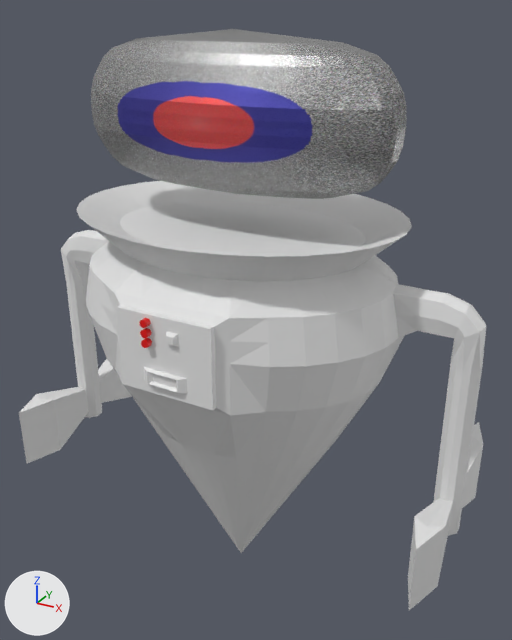
The Blender file models/Enemy1/enemy.blend, before and after one commit.
Rendered twice from a camera (50 mm lens) standing at (1.75, -2.97, 2.14) and looking at (0.08, 0.06, 0.63). Lighting does not change. The marker at lower left points along +X, +Y and +Z. The older version comes first.

Before the edit, the objects in view are built like this:
```python
me_cone = bpy.data.meshes.new('Cone')
me_cone.from_pydata(...)  # 441 vertices, 452 faces; spans x -1.25..1.25, y -0.68..0.67, z -0.73..1.43
me_cone_001 = bpy.data.meshes.new('Cone.001')
me_cone_001.from_pydata(...)  # a 10-sided cylinder along y spanning x -0.0186..0.0186, y -0.018..0.018, z -0.0689..-0.0299; a 10-sided cylinder along y spanning x -0.0186..0.0186, y -0.018..0.018, z -0.0193..0.0197; a 10-sided cylinder along y spanning x -0.0186..0.0186, y -0.018..0.018, z 0.0297..0.0687
me_cone_001.materials.append(mat_rojo)  # red #e70100
me_cone_002 = bpy.data.meshes.new('Cone.002')
me_cone_002.from_pydata(...)  # 482 vertices, 512 faces; spans x -0.83..0.83, y -0.3..0.3, z -0.37..0.37
me_cone_002.materials.append(mat_material)  # picture img_head_texture_png
me_cone_006 = bpy.data.meshes.new('Cone.006')
me_cone_006.from_pydata(...)  # 82 vertices, 82 faces; spans x -0.307..0.307, y 0.609..0.692, z -0.441..0.036
ob_body = bpy.data.objects.new('Body', me_cone)
ob_body.location = (0.015, -0.003, 0.504)
ob_body.rotation_euler = (3.142, 0.0, 0.0)  # degrees (180, 0, 0)
ob_body_001 = bpy.data.objects.new('Body.001', me_cone_006)
ob_body_001.location = (0.015, -0.003, 0.504)
ob_body_001.rotation_euler = (3.142, 0.0, 0.0)  # degrees (180, 0, 0)
ob_botones = bpy.data.objects.new('Botones', me_cone_001)
ob_botones.location = (-0.067, -0.683, 0.82)
ob_botones.rotation_euler = (3.142, 0.0, 0.0)  # degrees (180, 0, 0)
ob_head = bpy.data.objects.new('Head', me_cone_002)
ob_head.location = (0.0, 0.0, 1.685)
ob_head.rotation_euler = (3.142, 0.0, 0.0)  # degrees (180, 0, 0)
```
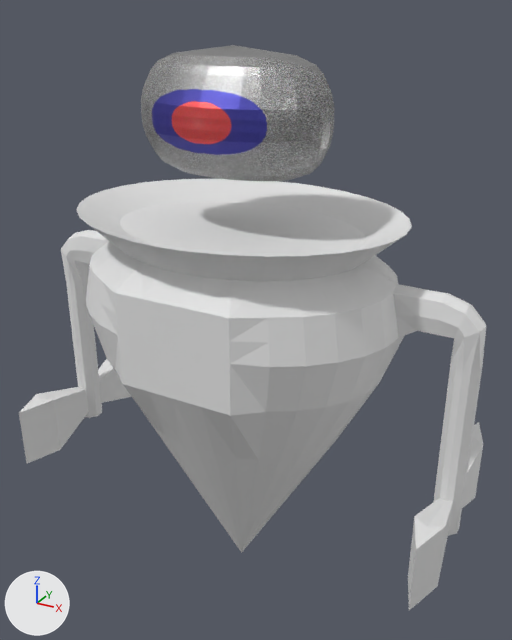
The edits, one by one:
me_cone is used by ob_body; location (0.015, -0.003, 0.504); rotation (3.142, 0.0, 0.0), in degrees (180, 0, 0).
me_cone had 441 vertices, 452 faces and spanned x -1.25..1.25, y -0.68..0.67, z -0.73..1.43.
me_cone now has 427 vertices, 850 faces and spans x -1.25..1.25, y -0.68..0.67, z -0.73..1.43.
me_cone part 1: 14 vertices removed from x 0.0, y -0.06..0.05, z 1.33..1.43.
Object 'Botones' (ob_botones) is now hidden.
Object 'Head' (ob_head) is rescaled from (1.0, 1.0, 1.0) to (0.592, 1.02, 0.819).
Object 'Body.001' (ob_body_001) is now hidden.

What differs and where, as boxes [x1, y1, x2, y2] in the pictures (512 x 640 px):
'Body', reshaped
    before: [19, 181, 486, 611]
    after: [19, 179, 486, 611]
'Head', rescaled (39% narrower, 20% shorter)
    before: [91, 29, 407, 199]
    after: [141, 45, 334, 181]
'Body.001', hidden
    before: [114, 293, 230, 415]
'Botones', hidden
    before: [140, 318, 152, 348]
part 1 of me_cone, deleted
    before: [149, 421, 337, 553]
